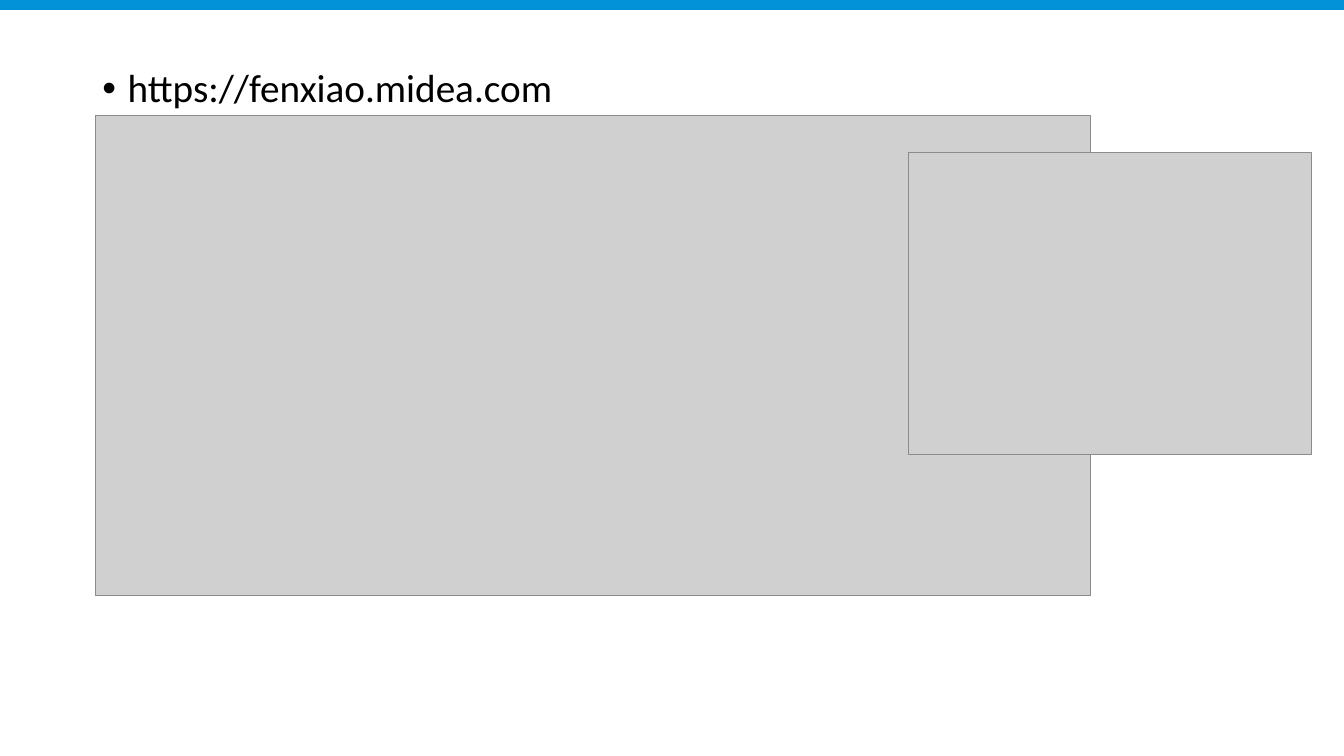
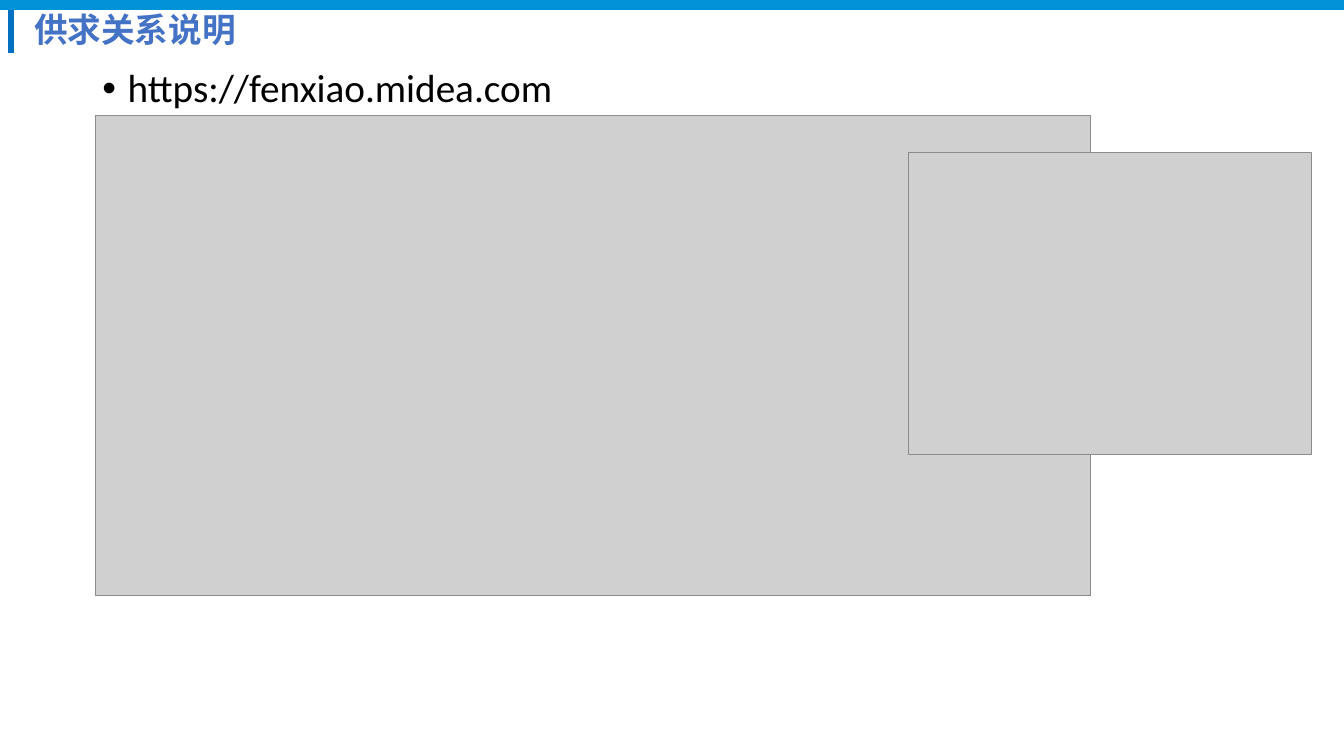
Before and after one commit to xklnew/Go-000, a slide deck: slide 8 of Week01/分销平台商品系统简介.pptx. Drawn at 1344x756 pixels with LibreOffice and Linux fonts; fonts in the diff are those of the drawing; grey boxes stand for pictures; background and template pictures are left out. Boxes give left, top, right and bottom in pixels: in the first picture for what was removed or moved away, otherwise in the second. Text is boxed around its words. In the diff, an @@ line names an element or a change of style, - is before the commit and + after.

```diff
--- a/Week01/分销平台商品系统简介.pptx
+++ b/Week01/分销平台商品系统简介.pptx
@@ rectangle added at (8, 10, 13, 52), fill #0070C0, outline #0070C0 1 pt @@
@@ text added at (34, 8, 236, 45), 24 pt, text #4472C4, bold @@
+供求关系说明
```
Also in this commit, not shown: 11 other slides changed, 1 slide added, 10 other files.
